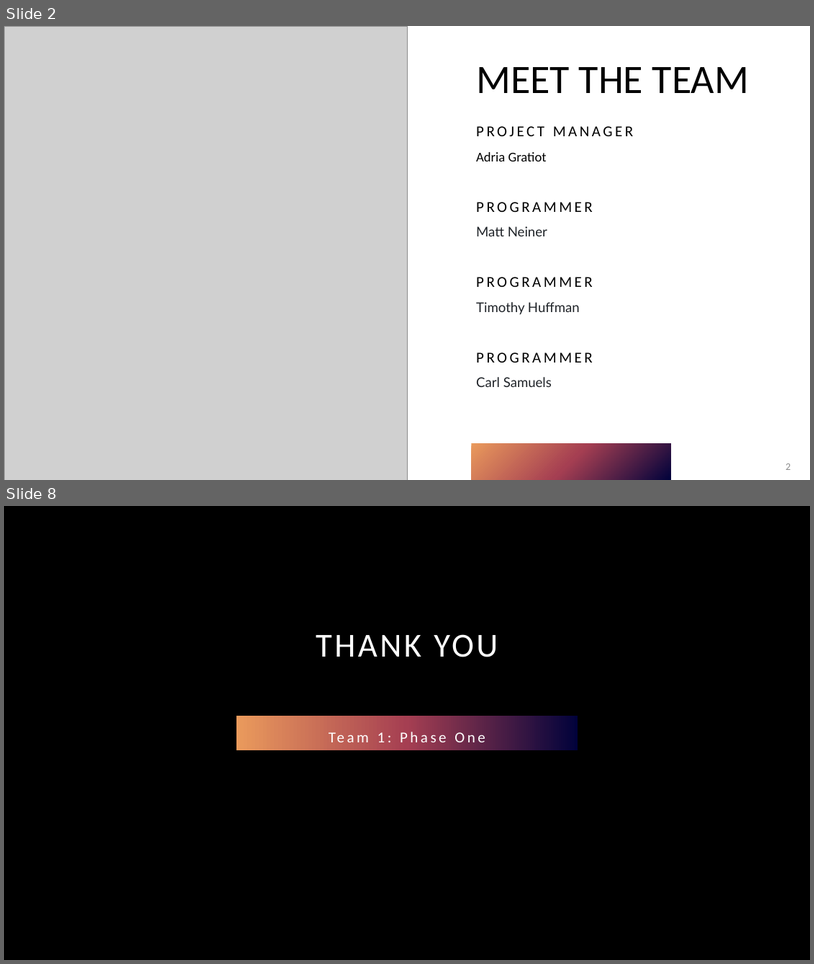
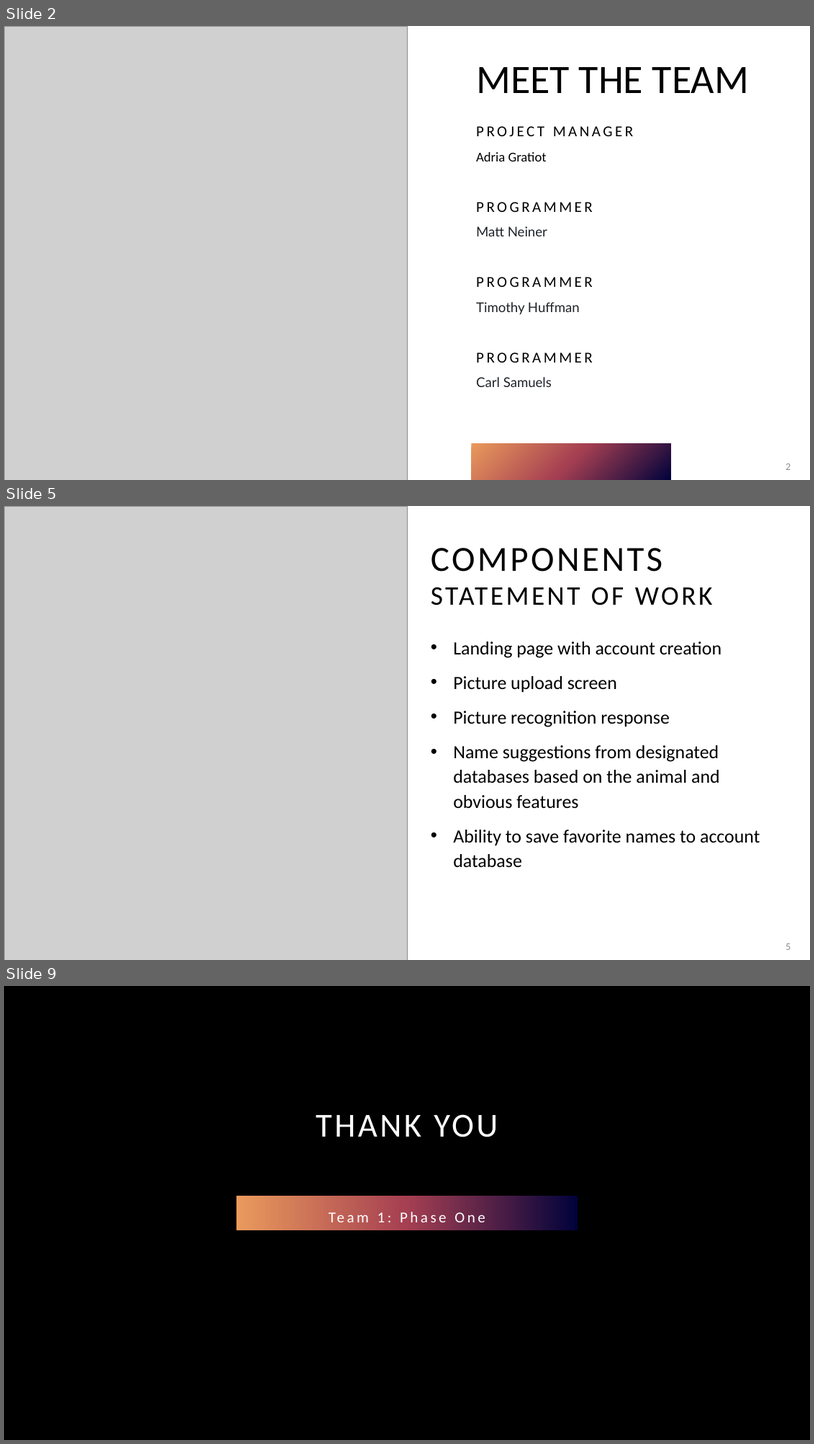
Before and after one commit to adriaonline/CPT200SP24-Team1, a slide deck: Phase 1 - Presentation.pptx. Shown one above the other, each under a label of ours: slides 2 and 8 before the commit, slides 2, 5 and 9 after it; the slides between them are not shown. The pictures are 814x964 and 814x1444 pixels, drawn with LibreOffice and Linux fonts; fonts in the diff are those of the drawing; grey boxes stand for pictures; background and template pictures are left out. Boxes give left, top, right and bottom in pixels: in the first picture for what was removed or moved away, otherwise in the second. Text is boxed around its words. In the diff, an @@ line names an element or a change of style, - is before the commit and + after.

```diff
--- a/Phase 1 - Presentation.pptx
+++ b/Phase 1 - Presentation.pptx
@@ slide 5 added at bbox=[4, 506, 810, 960], background #FFFFFF @@
@@ picture added at bbox=[4, 506, 407, 960] @@
@@ title added at bbox=[431, 548, 713, 605], 32 pt, text #000000 @@
+COMPONENTS
+STATEMENT OF WORK
@@ text added at bbox=[453, 641, 760, 867], 22.2 pt, text #000000 @@
+• Landing page with account creation
+• Picture upload screen
+• Picture recognition response
+• Name suggestions from designated databases based on the animal and obvious features
+• Ability to save favorite names to account database
@@ page number added at bbox=[786, 943, 791, 950], 12 pt, text #8C8C8C @@
+5
@@ what was slide 8 is now slide 9 @@
```
Also in this commit, not shown: 4 slides changed, 1 other slide added, 1 slide removed, 2 other files.
